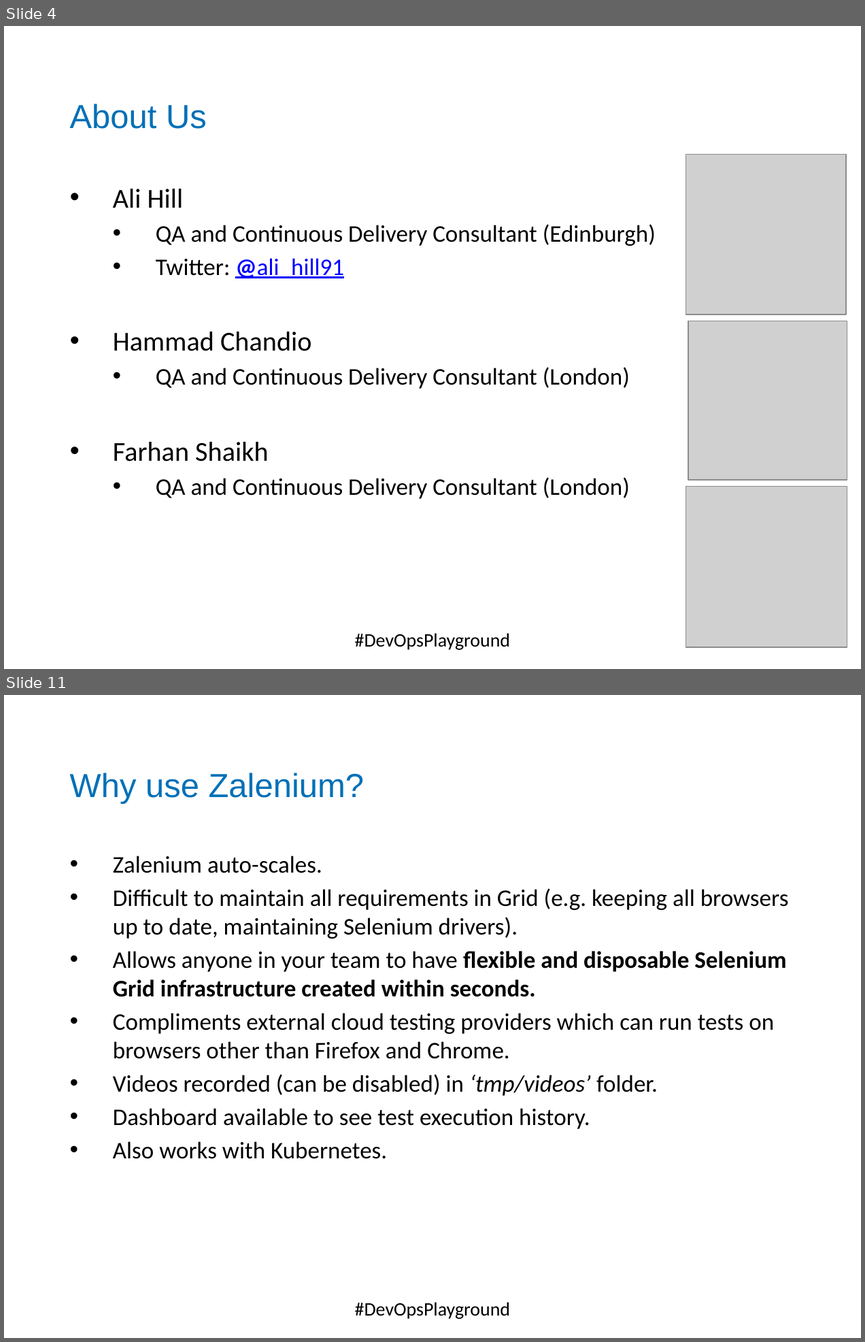
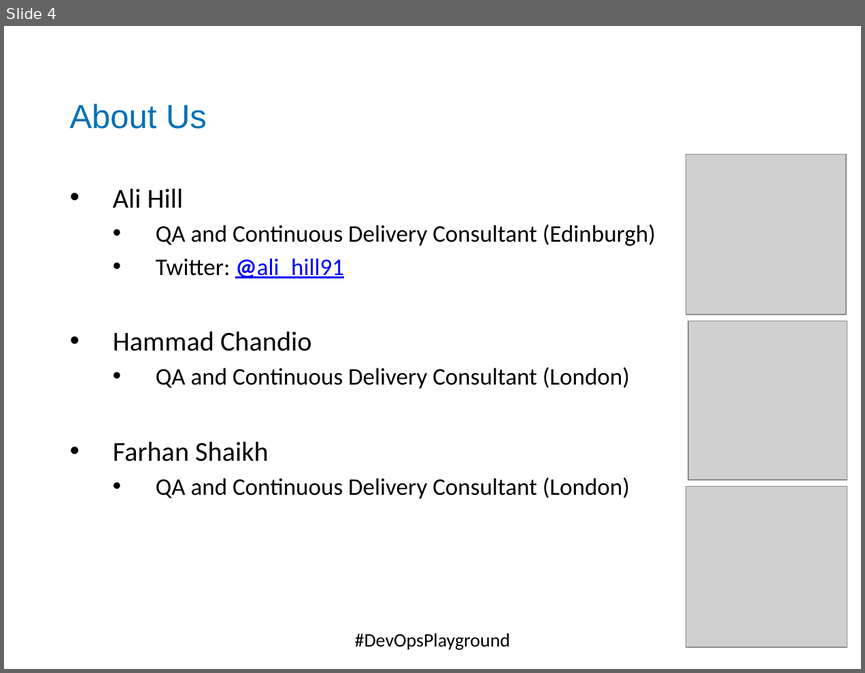
Before and after one commit to DevOpsPlayground/Hands-on-with-Continuous-Testing-using-Jenkins-and-Zalenium, a slide deck: ZaleniumJenkins.pptx. Shown one above the other, each under a label of ours: slides 4 and 11 before the commit, slide 4 after it; the slides between them are not shown. The pictures are 865x1342 and 865x673 pixels, drawn with LibreOffice and Linux fonts; fonts in the diff are those of the drawing; grey boxes stand for pictures; background and template pictures are left out. Boxes give left, top, right and bottom in pixels: in the first picture for what was removed or moved away, otherwise in the second. Text is boxed around its words. In the diff, an @@ line names an element or a change of style, - is before the commit and + after.

```diff
--- a/ZaleniumJenkins.pptx
+++ b/ZaleniumJenkins.pptx
@@ slide 11 removed at [4, 695, 861, 1338], background #FFFFFF; not listed: 1 template element that a slide beside it also shows @@
@@ text removed at [70, 773, 364, 804] @@
-Why use Zalenium?
@@ text removed at [113, 855, 789, 1159] @@
-• Zalenium auto-scales.
-• Difficult to maintain all requirements in Grid (e.g. keeping all browsers up to date, maintaining Selenium drivers).
-• Allows anyone in your team to have flexible and disposable Selenium Grid infrastructure created within seconds.
-• Compliments external cloud testing providers which can run tests on browsers other than Firefox and Chrome.
-• Videos recorded (can be disabled) in ‘tmp/videos’ folder.
-• Dashboard available to see test execution history.
-• Also works with Kubernetes.
@@ text removed at [355, 1302, 510, 1319] @@
-#DevOpsPlayground
```
Also in this commit, not shown: 4 slides changed, 4 slides added, 7 other slides removed, 2 other files.
